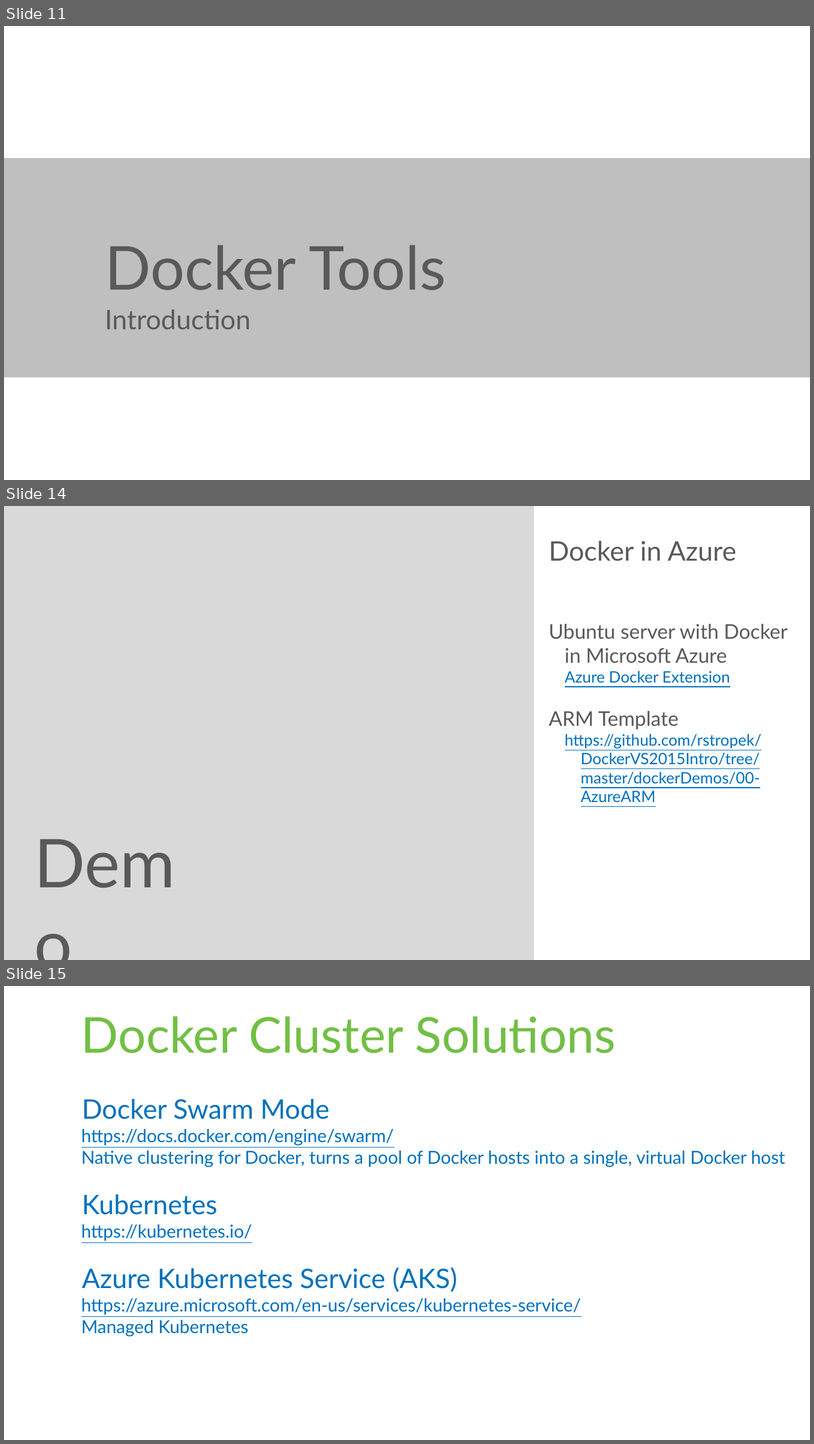
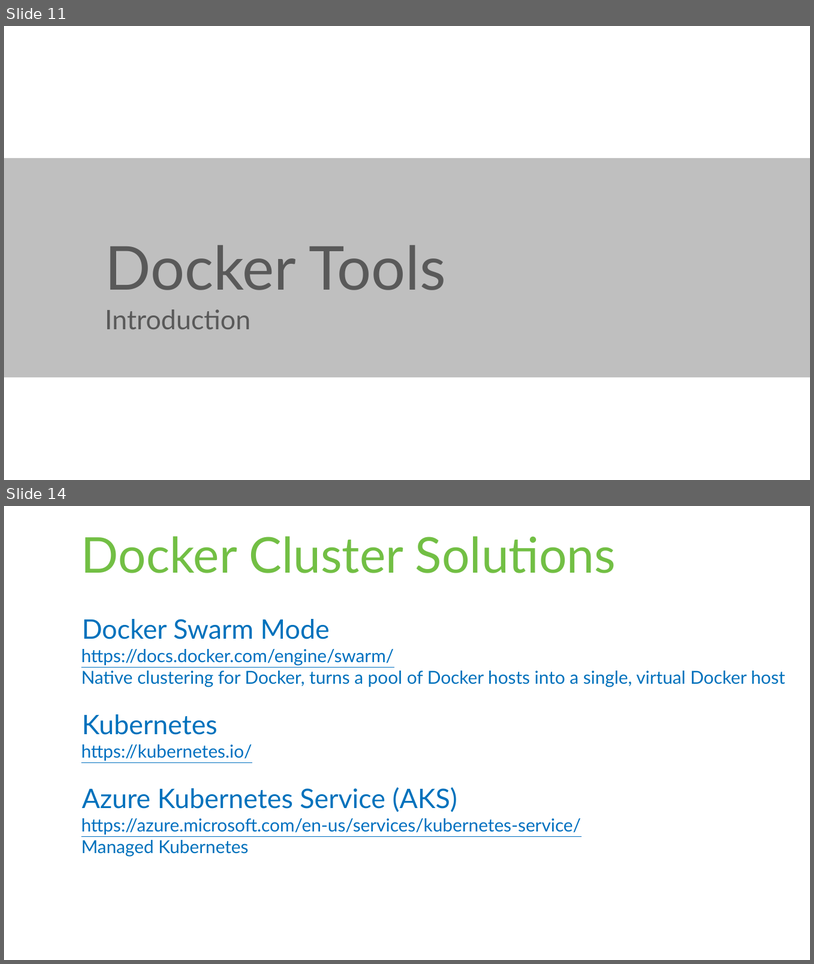
Before and after one commit to rstropek/DockerVS2015Intro, a slide deck: slides/Docker-Workshop.pptx. Shown one above the other, each under a label of ours: slides 11, 14 and 15 before the commit, slides 11 and 14 after it; the slides between them are not shown. The pictures are 814x1444 and 814x964 pixels, drawn with LibreOffice and Linux fonts; fonts in the diff are those of the drawing. Boxes give left, top, right and bottom in pixels: in the first picture for what was removed or moved away, otherwise in the second. Text is boxed around its words. In the diff, an @@ line names an element or a change of style, - is before the commit and + after.

```diff
--- a/slides/Docker-Workshop.pptx
+++ b/slides/Docker-Workshop.pptx
@@ slide 14 removed at [4,506,810,960], background #FFFFFF @@
@@ rectangle removed at [4,506,534,959] @@
@@ text removed at [549,541,737,561] @@
-Docker in Azure
@@ text removed at [549,624,788,802] @@
-Ubuntu server with Docker in Microsoft Azure
-  Azure Docker Extension
-ARM Template
-  https://github.com/rstropek/DockerVS2015Intro/tree/master/dockerDemos/00-AzureARM
@@ text removed at [27,816,220,906] @@
-Demo
@@ what was slide 15 is now slide 14 @@
```
Also in this commit, not shown: 4 slides changed, 1 slide added, 1 other file.
